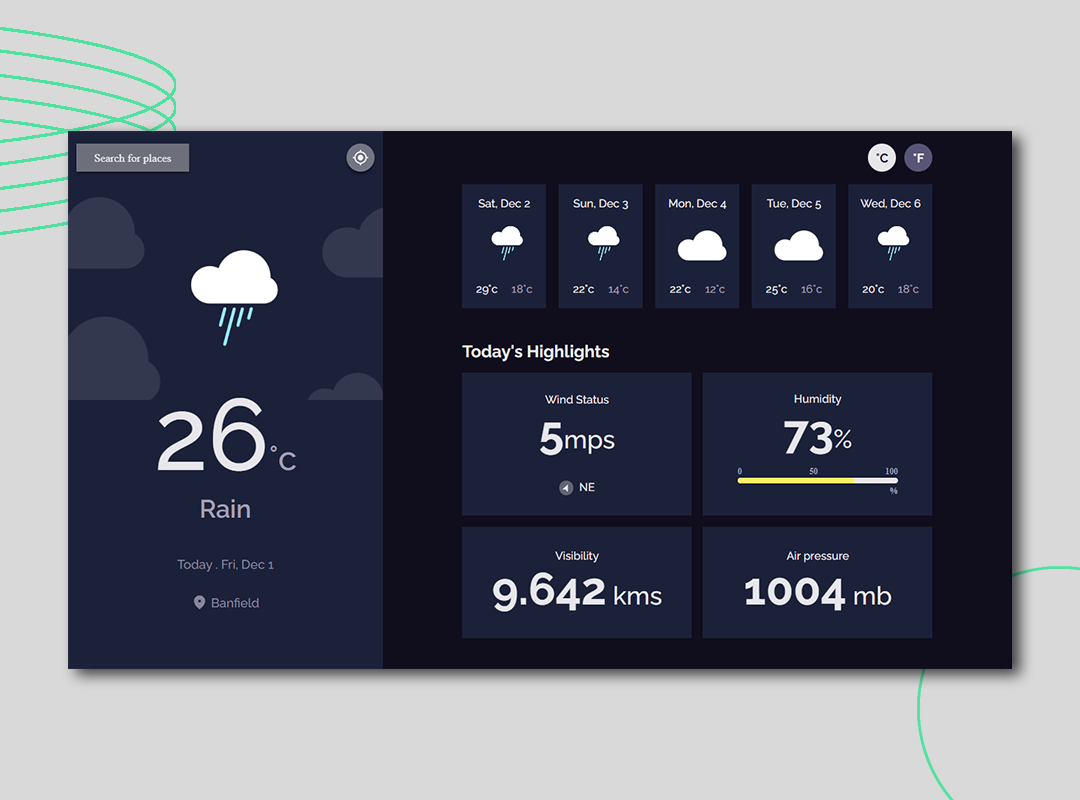
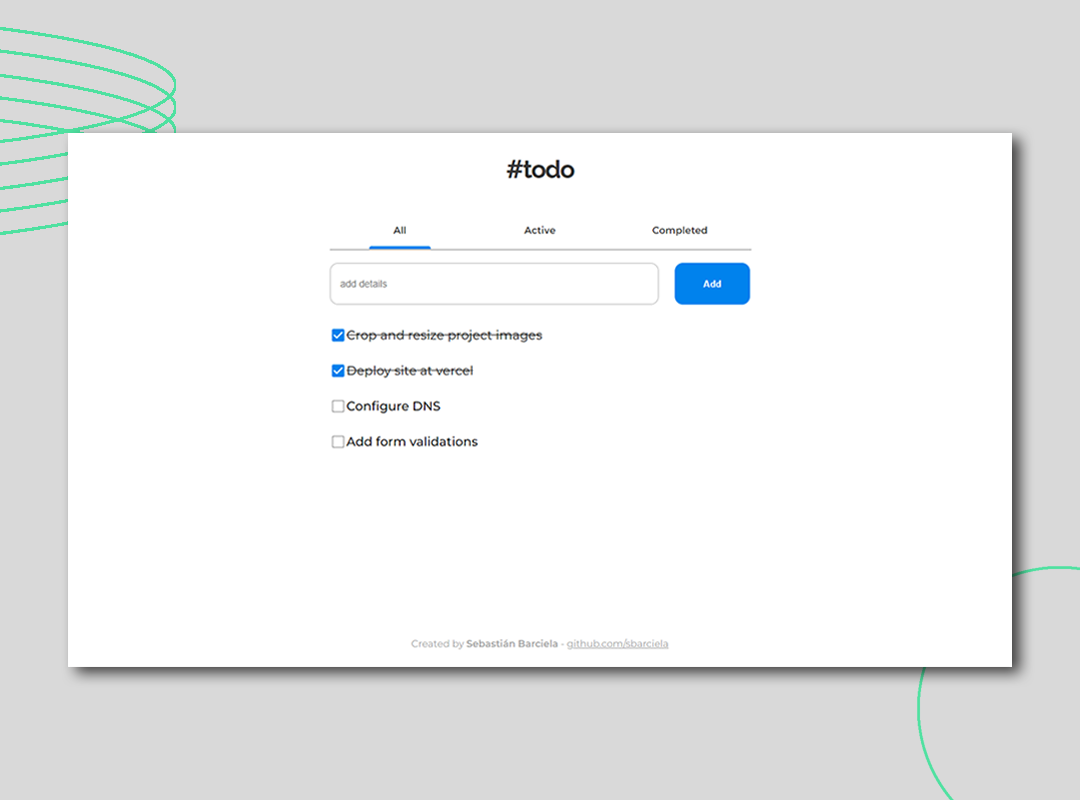
Layered file, before and after one edit (1080 × 800). Changes by layer:
added layer "Capa 6" above "Capa 5" over [68,133,1012,667]
hid "Capa 1" over [68,131,1012,669]
